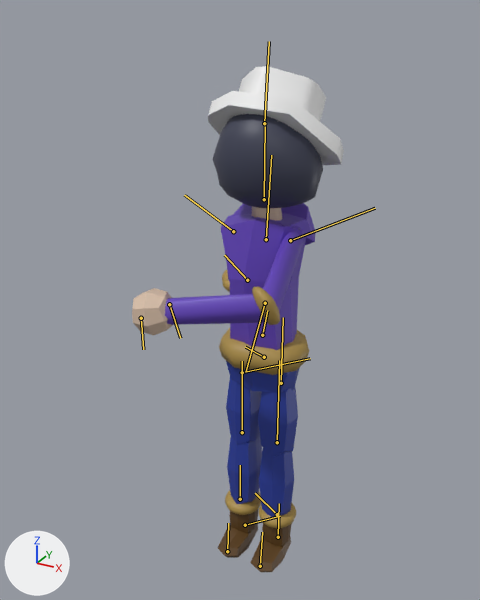
An edit to the FBX model Space_Boi/Content/Johnny_MoonStone/SwordSwing.fbx, drawn before and after from the same camera.
Before and after are seen from a 50 mm camera at (1.66, -3.35, 5.85) aimed at (-0.14, -0.07, 4.21). Arrows for +X, +Y and +Z are at lower left; the lights stay in place. Both versions are drawn at frame 2 of the action 'Swing'; the numbers are the values there. The bones that bend it are drawn over the model as lines.

In view in the first picture: 'pPlatonic8'.
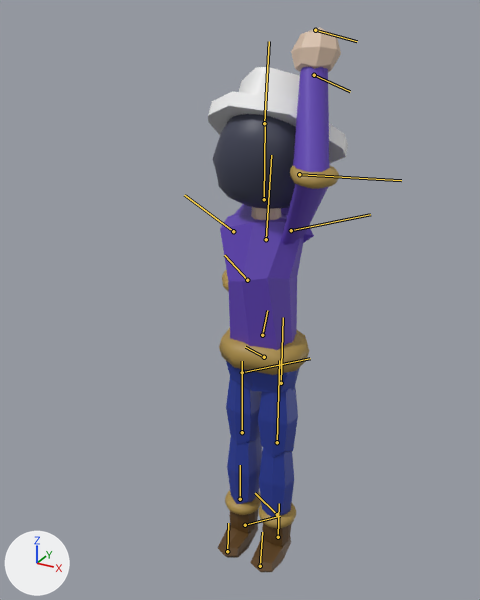
What the commit changed:
Bone 'pasted__pasted__pasted__joint5' (bone_pasted__pasted__pasted__joint5) moves from (0.0, 0.0, 0.0) to (0.0, 6.1, 0.0).
Bone 'pasted__pasted__pasted__joint5' (bone_pasted__pasted__pasted__joint5) turns from (-5, -69, -57) to (-116, -25, 55) degrees about its own x, y and z.
Bone 'pasted__pasted__pasted__joint6' (bone_pasted__pasted__pasted__joint6) moves from (0.0, 0.0, 0.0) to (-11.6, -6.2, 10.5).
Bone 'pasted__pasted__pasted__joint6' (bone_pasted__pasted__pasted__joint6) turns from (0, -24, -82) to (-44, -56, 25) degrees about its own x, y and z.
Bone 'pasted__pasted__pasted__joint7' (bone_pasted__pasted__pasted__joint7) moves from (0.0, 0.0, 0.0) to (-5.7, 1.9, -4.7).

Changed parts and their boxes [x1, y1, x2, y2] in the pictures (480 x 600 px):
'pPlatonic8', posed (34% narrower, 8% taller): before [132, 66, 344, 572]; after [208, 27, 348, 572]
bone 'pasted__pasted__pasted__joint5', root to tip: before (290, 240) to (375, 208); after (291, 230) to (370, 214)
bone 'pasted__pasted__pasted__joint6', root to tip: before (265, 303) to (246, 371); after (299, 174) to (401, 180)
bone 'pasted__pasted__pasted__joint7', root to tip: before (169, 304) to (180, 338); after (314, 75) to (350, 91)
